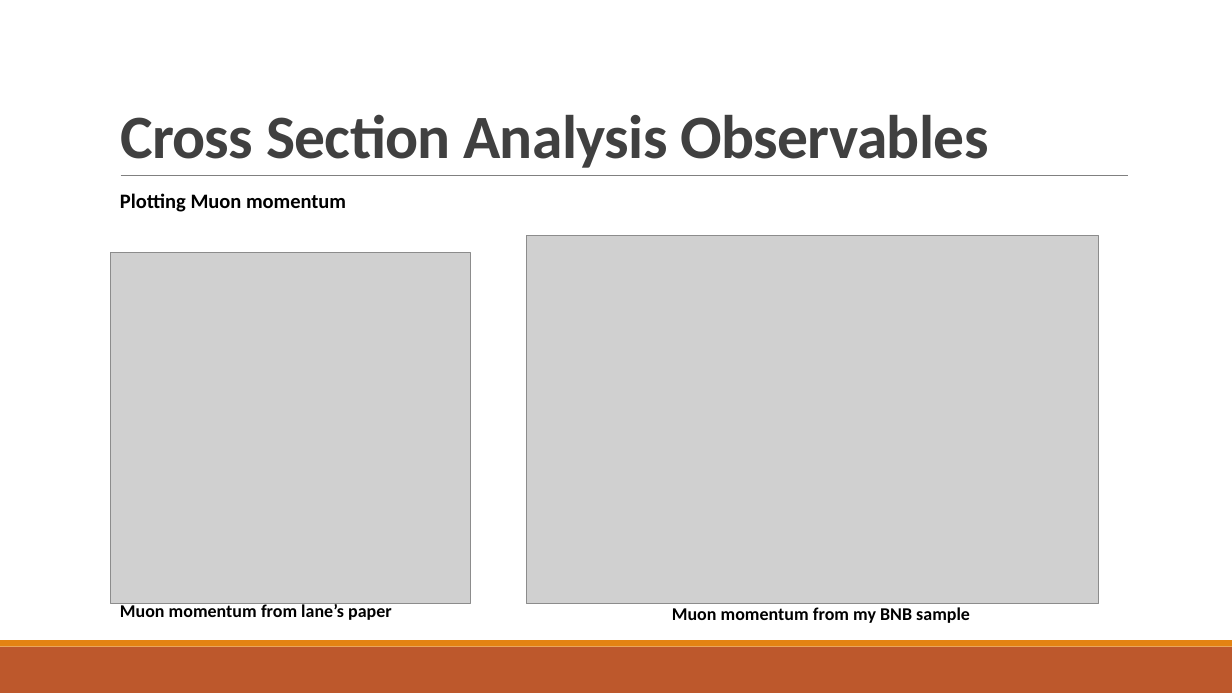
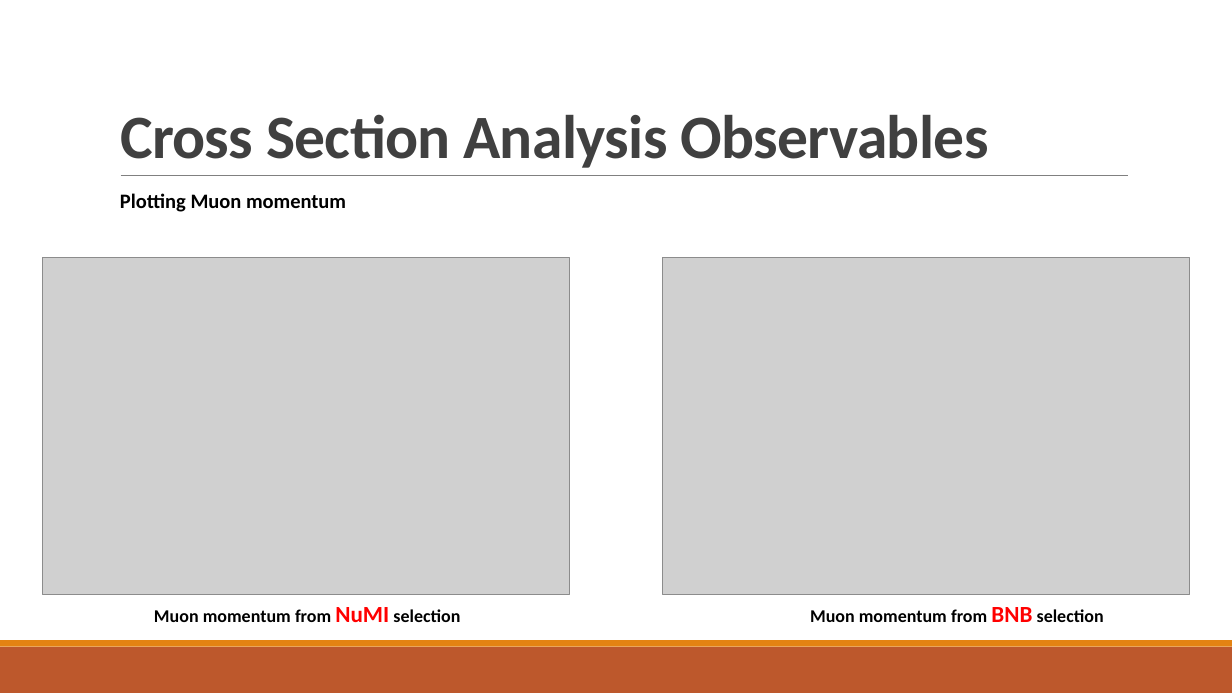
Before and after one commit to jordongalaxy-max/FYP_PYTHON_REAL, a slide deck: slide 29 of Update_Slides/FYP_Weekly_Update_Slides_12March.pptx. Drawn at 1232x693 pixels with LibreOffice and Linux fonts; fonts in the diff are those of the drawing; grey boxes stand for pictures. Boxes give left, top, right and bottom in pixels: in the first picture for what was removed or moved away, otherwise in the second. Text is boxed around its words. In the diff, an @@ line names an element or a change of style, - is before the commit and + after.

```diff
--- a/Update_Slides/FYP_Weekly_Update_Slides_12March.pptx
+++ b/Update_Slides/FYP_Weekly_Update_Slides_12March.pptx
@@ picture: place and size @@
-picture at box(111, 252, 470, 604)
+picture at box(43, 258, 569, 595)
@@ picture: place and size @@
-picture at box(526, 236, 1099, 604)
+picture at box(663, 258, 1189, 595)
@@ text at box(154, 607, 460, 622): text changed @@
-Muon momentum from lane’s paper
+Muon momentum from NuMI selection
@@ text at box(810, 607, 1104, 622): text changed @@
-Muon momentum from my BNB sample
+Muon momentum from BNB selection
```
Also in this commit, not shown: 24 other slides changed, 9 other files.
